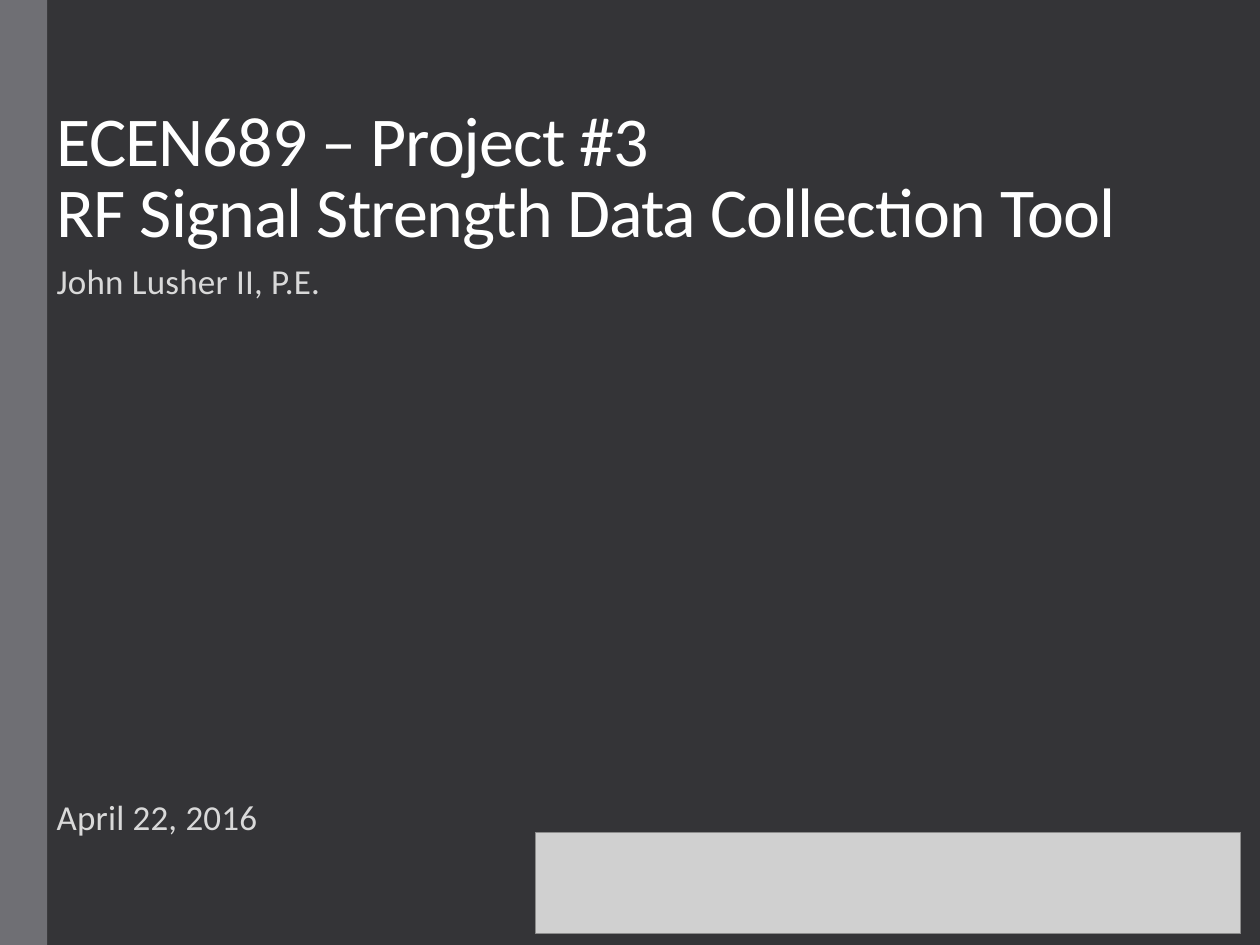
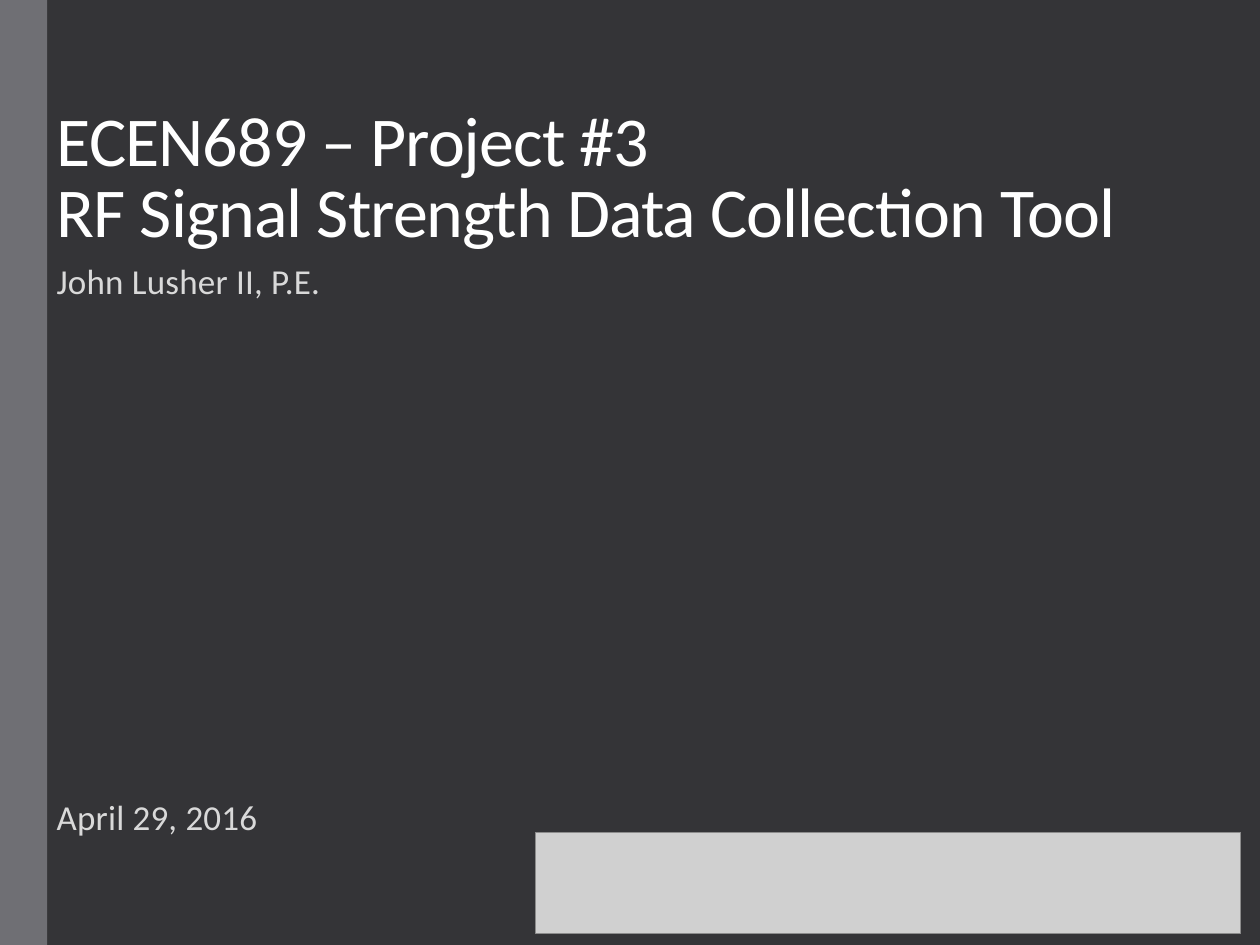
Before and after one commit to CourseReps/ECEN489-Spring2016, a slide deck: slide 1 of Students/johnlusher/Project_3/ECEN689_Project_3_John_Lusher.pptx. Drawn at 1260x945 pixels with LibreOffice and Linux fonts; fonts in the diff are those of the drawing; grey boxes stand for pictures. Boxes give left, top, right and bottom in pixels: in the first picture for what was removed or moved away, otherwise in the second. Text is boxed around its words. In the diff, an @@ line names an element or a change of style, - is before the commit and + after.

Commit message:
Project 3 updates

```diff
--- a/Students/johnlusher/Project_3/ECEN689_Project_3_John_Lusher.pptx
+++ b/Students/johnlusher/Project_3/ECEN689_Project_3_John_Lusher.pptx
@@ subtitle at bbox=[57, 805, 258, 836]: text changed @@
-April 22, 2016
+April 29, 2016
```
Also in this commit, not shown: 2 other slides changed, 1 other file.
